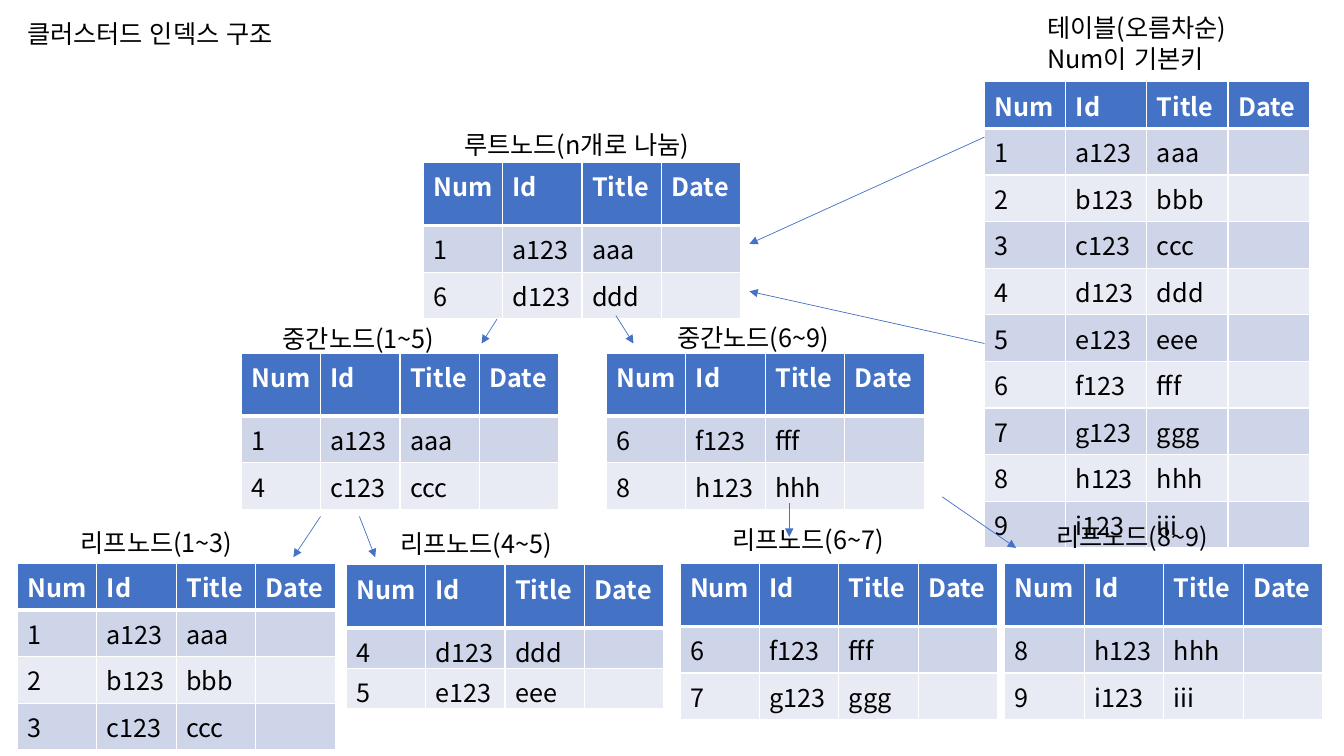
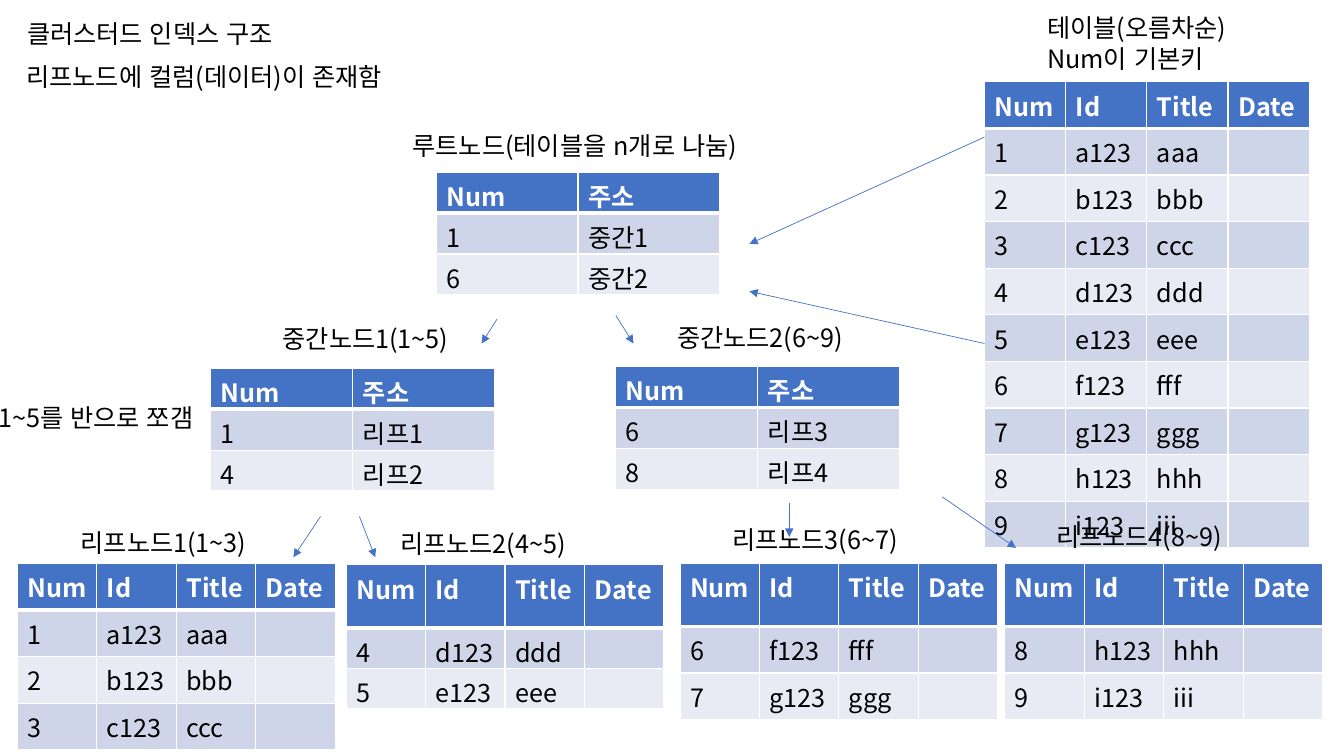
Before and after one commit to plone93/text, a slide deck: slide 1 of 자료구조.pptx. Drawn at 1344x756 pixels with LibreOffice and Linux fonts; fonts in the diff are those of the drawing. Boxes give left, top, right and bottom in pixels: in the first picture for what was removed or moved away, otherwise in the second. Text is boxed around its words. In the diff, an @@ line names an element or a change of style, - is before the commit and + after.

```diff
--- a/자료구조.pptx
+++ b/자료구조.pptx
@@ text added at (26, 65, 383, 91), 18 pt, text #000000 @@
+리프노드에 컬럼(데이터)이 존재함
@@ text at (413, 134, 737, 160): text changed @@
-루트노드(n개로 나눔)
+루트노드(테이블을 n개로 나눔)
@@ table at (437, 172, 721, 411) @@
-column 2: Id | a123 | d123
-column 3: Title | aaa | ddd
-column 4: Date |  | 
+column 2: 주소 | 중간1 | 중간2
@@ table: place and size @@
-table at (423, 162, 742, 311)
+table at (437, 172, 721, 411)
@@ text at (283, 327, 449, 353): text changed @@
-중간노드(1~5)
+중간노드1(1~5)
@@ text at (677, 326, 843, 352): text changed @@
-중간노드(6~9)
+중간노드2(6~9)
@@ table at (211, 368, 495, 491) @@
-column 2: Id | a123 | c123
-column 3: Title | aaa | ccc
-column 4: Date |  | 
+column 2: 주소 | 리프1 | 리프2
@@ table: place and size @@
-table at (241, 353, 560, 602)
+table at (211, 368, 495, 491)
@@ table at (616, 367, 900, 602) @@
-column 2: Id | f123 | h123
-column 3: Title | fff | hhh
-column 4: Date |  | 
+column 2: 주소 | 리프3 | 리프4
@@ table: place and size @@
-table at (607, 353, 926, 502)
+table at (616, 367, 900, 602)
@@ text added at (0, 406, 193, 429), 18 pt, text #000000 @@
+1~5를 반으로 쪼갬
@@ text at (81, 531, 247, 557): text changed @@
-리프노드(1~3)
+리프노드1(1~3)
@@ text at (400, 532, 566, 558): text changed @@
-리프노드(4~5)
+리프노드2(4~5)
@@ text at (732, 523, 898, 554): text changed @@
-리프노드(6~7)
+리프노드3(6~7)
@@ text at (1056, 520, 1222, 552): text changed @@
-리프노드(8~9)
+리프노드4(8~9)
```
Also in this commit, not shown: 1 other slide changed, 1 slide added, 5 other files.
